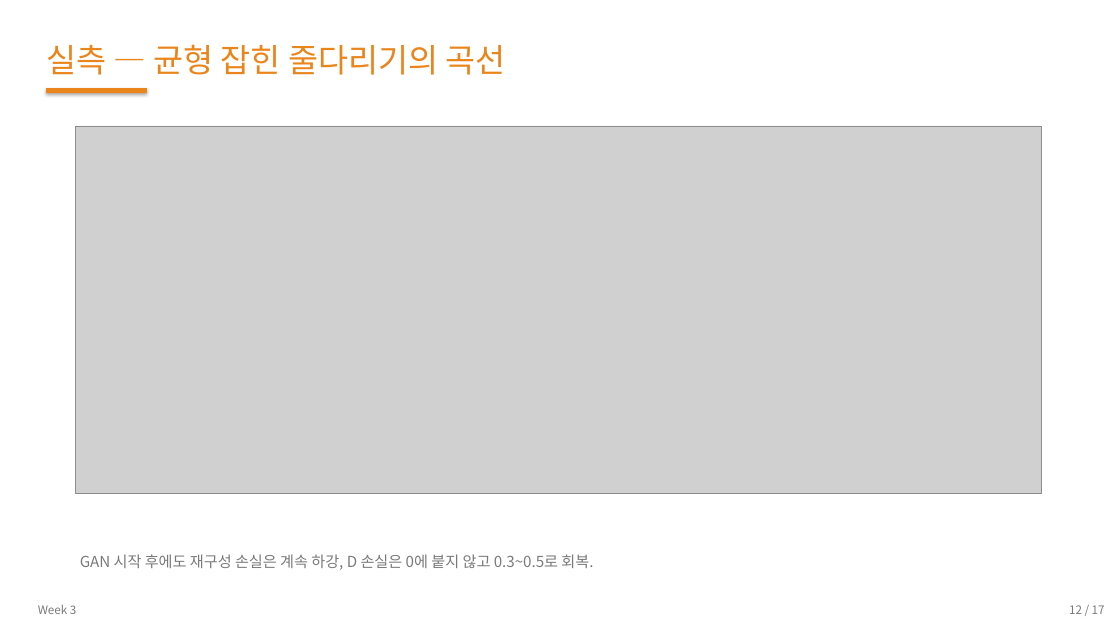
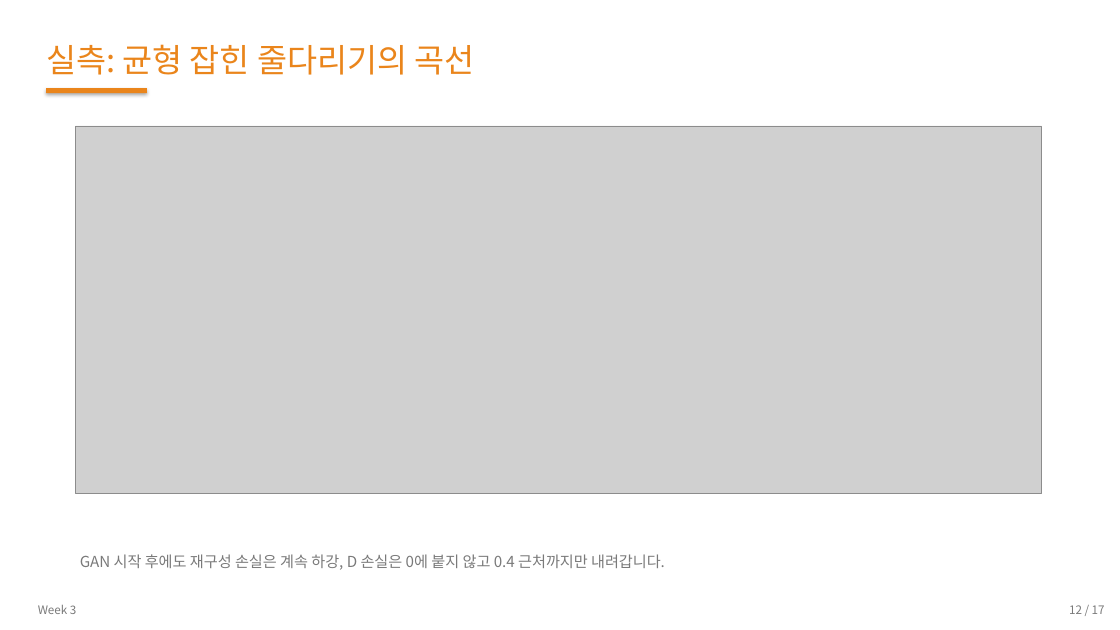
Before and after one commit to 01willy/Digital_rock_DL_Education, a slide deck: slide 12 of web/downloads/shared/w3/W3.pptx. Drawn at 1120x630 pixels with LibreOffice and Linux fonts; fonts in the diff are those of the drawing; grey boxes stand for pictures. Boxes give left, top, right and bottom in pixels: in the first picture for what was removed or moved away, otherwise in the second. Text is boxed around its words. In the diff, an @@ line names an element or a change of style, - is before the commit and + after.

```diff
--- a/web/downloads/shared/w3/W3.pptx
+++ b/web/downloads/shared/w3/W3.pptx
@@ text at (x1=46, y1=44, x2=475, y2=75): text changed @@
-실측 — 균형 잡힌 줄다리기의 곡선
+실측: 균형 잡힌 줄다리기의 곡선
@@ text at (x1=80, y1=554, x2=665, y2=570): text changed @@
-GAN 시작 후에도 재구성 손실은 계속 하강, D 손실은 0에 붙지 않고 0.3~0.5로 회복.
+GAN 시작 후에도 재구성 손실은 계속 하강, D 손실은 0에 붙지 않고 0.4 근처까지만 내려갑니다.
```
Also in this commit, not shown: 14 other slides changed, 25 other files.
